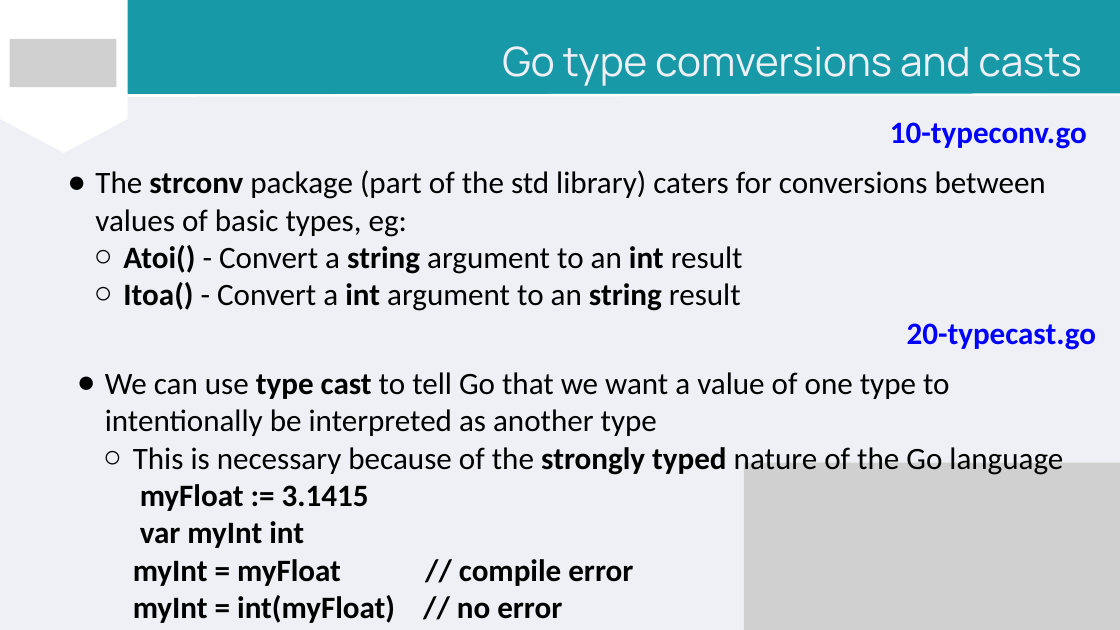
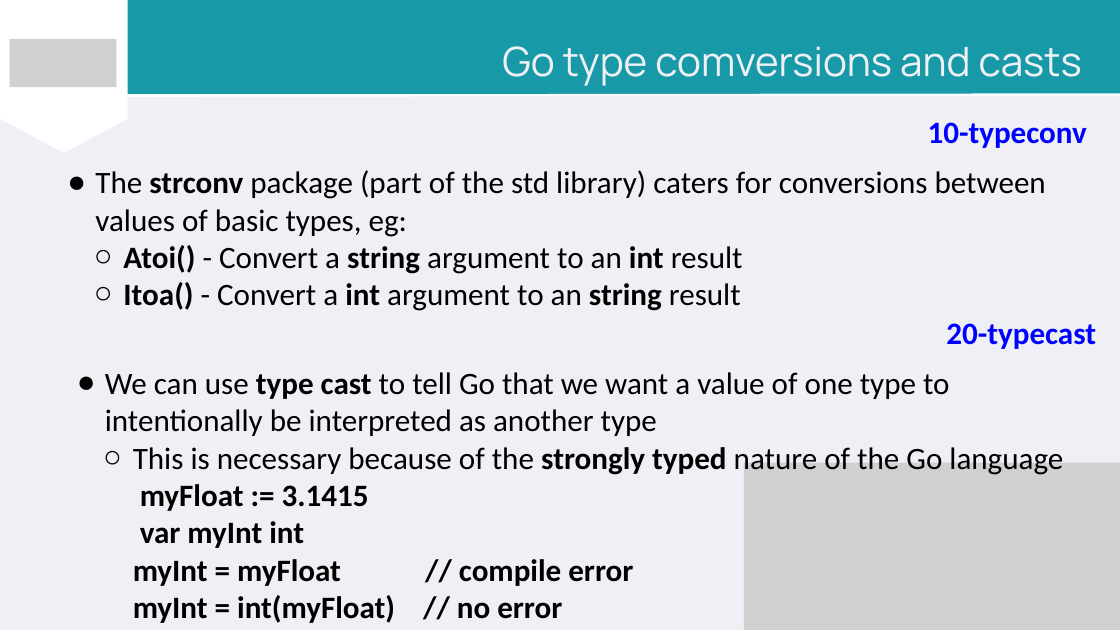
Before and after one commit to PeterWillmot/GoForExperiencedDevelopers, a slide deck: slide 16 of PPT/Go for Experienced Developers.pptx. Drawn at 1120x630 pixels with LibreOffice and Linux fonts; fonts in the diff are those of the drawing; grey boxes stand for pictures. Boxes give left, top, right and bottom in pixels: in the first picture for what was removed or moved away, otherwise in the second. Text is boxed around its words. In the diff, an @@ line names an element or a change of style, - is before the commit and + after.

```diff
--- a/PPT/Go for Experienced Developers.pptx
+++ b/PPT/Go for Experienced Developers.pptx
@@ text at (x1=928, y1=122, x2=1087, y2=148): text changed @@
-10-typeconv.go
+10-typeconv
@@ text at (x1=946, y1=323, x2=1096, y2=349): text changed @@
-20-typecast.go
+20-typecast
```
Also in this commit, not shown: 25 other slides changed, 2 slides added, 3 slides removed, 5 other files.
